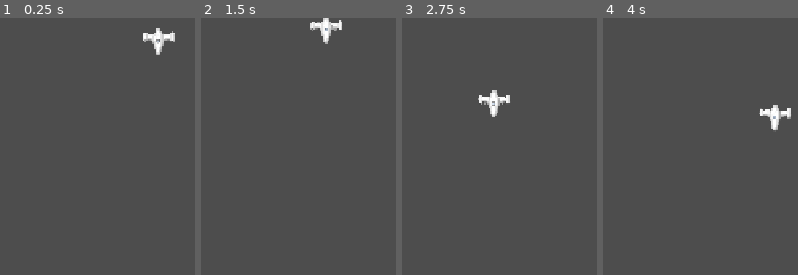
Above: before the commit, frames 1-4 (left to right).
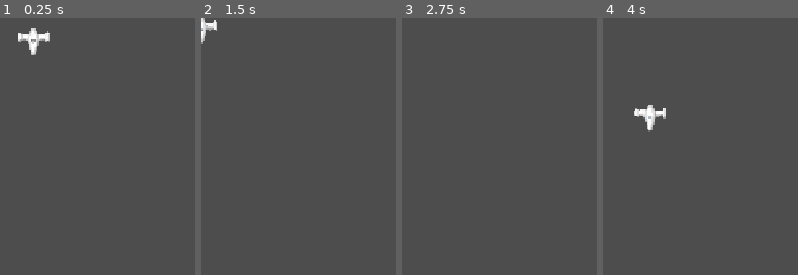
Above: after the commit, the same moments.

Repository: AverySimmons/Laika
Game: Godot game, scene res://01_Source/03_Space/02_Enemies/ranged_enemy.tscn
Same seed, same stepped clock (60 frames per second), same inputs: the game is played once before the commit and once after it. This scene is started directly instead of the project's main scene.
Inputs (mouse positions are in pixels of both pictures, inside the frame that each line leads up to):
- Up to frame 1 (0.25 s): no input
- Up to frame 2 (1.5 s): move the mouse to (outside the picture) at 0.52 s; press the mouse at (outside the picture) at 0.53 s; hold Right (arrow_right) 0.53-1.28 s; move the mouse to (outside the picture) at 1.27 s; release the mouse at (outside the picture) at 1.28 s; hold Down (arrow_down) from 1.28 s (still down); click (outside the picture) at 1.35 s
- Up to frame 3 (2.75 s): move the mouse to (outside the picture) at 2.02 s; release Down (arrow_down) at 2.03 s; press the mouse at (outside the picture) at 2.03 s; hold Right (arrow_right) from 2.03 s (still down)
- Up to frame 4 (4 s): move the mouse to (outside the picture) at 2.77 s; release Right (arrow_right) at 2.78 s; release the mouse at (outside the picture) at 2.78 s; hold Up (arrow_up) 2.78-3.53 s; click (outside the picture) at 2.85 s; move the mouse to (outside the picture) at 3.52 s; press the mouse at (outside the picture) at 3.53 s; hold Left (arrow_left) from 3.53 s (still down)

The runs differ from the first frame. In frame 1, 1.6% of the frame differs, in the area x 9-90%, y 3-15%; in frame 2, 1.1%; in frame 3, 0.7%; in frame 4, 1.5%.
Error after the commit: Cannot call method 'add_child' on a null value. (res://01_Source/03_Space/02_Enemies/gun.gd:20)

Commit message:
Lots of combat

Diff:
--- a/01_Source/03_Space/00_Level/enemy_spawner.gd
+++ b/01_Source/03_Space/00_Level/enemy_spawner.gd
@@ -1,6 +1,38 @@
 extends Node2D
 
 var enemies: Node
+var projectiles: Node
 
 # Wave Spawning ====================================================================================
 var wave_size: int = 2
+var wave_spawn_time: float = 8
+var wave_spawn_timer: float = 2
+var time_between_enemies: float = 0.5
+
+@onready var ranged_enemy: PackedScene = preload("res://01_Source/03_Space/02_Enemies/ranged_enemy.tscn")
+@onready var melee_enemy: PackedScene = preload("res://01_Source/03_Space/02_Enemies/melee_enemy.tscn")
+@onready var enemy_list: Array
+
+func _ready() -> void:
+	enemy_list.append(melee_enemy)
+	enemy_list.append(ranged_enemy)
+	pass
+
+func _physics_process(delta: float) -> void:
+	wave_spawn_timer -= delta
+	if wave_spawn_timer <= 0:
+		spawn_wave()
+	pass
+
+func spawn_wave() -> void:
+	wave_spawn_timer = wave_spawn_time + time_between_enemies*wave_size
+	for num in range(wave_size):
+		var enemy_type = randi_range(0, 1)
+		var enemy: Enemy = enemy_list[enemy_type].instantiate()
+		var location: Vector2 = Vector2(randf_range(85, 500), 0)
+		enemy.global_position = location
+		enemy.projectiles = projectiles
+		enemies.add_child(enemy)
+		await get_tree().create_timer(time_between_enemies).timeout
+
+	pass
--- a/01_Source/03_Space/00_Level/meteor_spawner.gd
+++ b/01_Source/03_Space/00_Level/meteor_spawner.gd
@@ -35,7 +35,6 @@
 	var meteor: Obstacle = small_meteor_scene.instantiate()
 	meteor.global_position = spawn_point
 	meteors.add_child(meteor)
-	await get_tree().create_timer(0.5).timeout
 	meteor.despawnable = true
 	pass
 
@@ -45,6 +44,5 @@
 	var meteor: Obstacle = large_meteor_scene.instantiate()
 	meteor.global_position = spawn_point
 	meteors.add_child(meteor)
-	await get_tree().create_timer(1.0).timeout
 	meteor.despawnable = true
 	pass
--- a/01_Source/03_Space/00_Level/space_level.tscn
+++ b/01_Source/03_Space/00_Level/space_level.tscn
@@ -87,9 +87,11 @@
 scale_amount_max = 7.5
 color_initial_ramp = SubResource("Gradient_xye4g")
 
+[node name="Meteors" type="Node" parent="."]
+
 [node name="Enemies" type="Node" parent="."]
 
-[node name="Meteors" type="Node" parent="."]
+[node name="Projectiles" type="Node" parent="."]
 
 [node name="EnemySpawner" type="Node2D" parent="."]
 script = ExtResource("3_viqam")
--- a/01_Source/03_Space/00_Level/space_level_manager.gd
+++ b/01_Source/03_Space/00_Level/space_level_manager.gd
@@ -6,13 +6,16 @@
 @onready var enemy_spawner: Node2D = $EnemySpawner
 @onready var enemies: Node = $Enemies
 @onready var meteors: Node = $Meteors
+@onready var projectiles: Node = $Projectiles
 @onready var player_scene = preload("res://01_Source/03_Space/01_Player/player_space.tscn")
 var player: SpacePlayer
 
 func _ready() -> void:
 	meteor_spawner.meteors = meteors
 	enemy_spawner.enemies = enemies
+	enemy_spawner.projectiles = projectiles
 	player = player_scene.instantiate()
 	add_child(player)
 	player.global_position = Vector2(292.5, 500)
+	player.projectiles = projectiles
 	pass
--- a/01_Source/03_Space/01_Player/00_Guns/bullet.gd
+++ b/01_Source/03_Space/01_Player/00_Guns/bullet.gd
@@ -1,27 +1,37 @@
 extends Area2D
 
-var speed: float = 1250
+var speed: float = 1750
 var velocity: Vector2
 
 @onready var bounds: Rect2 = Rect2(Vector2.ZERO-sprite_offset/2., Data.SPACE_SIZE+sprite_offset/2.)
 var sprite_offset: Vector2 = Vector2(10, 20)
+@onready var ap: AnimationPlayer = $AnimationPlayer
+
+func _ready() -> void:
+	connect("area_entered", Callable(self, "_on_area_entered"))
+	pass
 
 func _physics_process(delta: float) -> void:
-	print(bounds)
 	global_position +=  velocity * delta
 
 	if !bounds.has_point(global_position):
 		despawn()
+
+	if !ap.is_playing():
+		ap.play("move")
+
 	pass
 
 func shoot(position: Vector2) -> void:
-	velocity = speed * position.normalized()
-	# Set rotation
+	velocity = speed * global_position.direction_to(position).normalized()
+	rotation = velocity.angle() + TAU/4.
 	pass
 
 func _on_area_entered(area) -> void:
 	var obstacle = area.owner
+	print(obstacle)
 	if obstacle is Obstacle or obstacle is Enemy:
+		print("yes")
 		obstacle.take_damage(1)
 		despawn()
 	pass
--- a/01_Source/03_Space/01_Player/00_Guns/bullet.tscn
+++ b/01_Source/03_Space/01_Player/00_Guns/bullet.tscn
@@ -1,20 +1,64 @@
-[gd_scene load_steps=4 format=3 uid="uid://dhf4jk4u8ek0h"]
+[gd_scene load_steps=7 format=3 uid="uid://dhf4jk4u8ek0h"]
 
 [ext_resource type="Script" uid="uid://b652ct4ep1wfm" path="res://01_Source/03_Space/01_Player/00_Guns/bullet.gd" id="1_pxro5"]
-[ext_resource type="Texture2D" uid="uid://b4fj1v5evlcah" path="res://00_Assets/00_Sprites/space sprites/smallrock.png" id="2_3pfcu"]
+[ext_resource type="Texture2D" uid="uid://bov0nfif33ata" path="res://00_Assets/00_Sprites/space sprites/player_laser_spritesheet.png" id="2_3pfcu"]
 
 [sub_resource type="RectangleShape2D" id="RectangleShape2D_3pfcu"]
-size = Vector2(4, 8)
+size = Vector2(6, 17)
+
+[sub_resource type="Animation" id="Animation_umvec"]
+length = 0.001
+tracks/0/type = "value"
+tracks/0/imported = false
+tracks/0/enabled = true
+tracks/0/path = NodePath("Sprite2D:frame")
+tracks/0/interp = 1
+tracks/0/loop_wrap = true
+tracks/0/keys = {
+"times": PackedFloat32Array(0),
+"transitions": PackedFloat32Array(1),
+"update": 1,
+"values": [0]
+}
+
+[sub_resource type="Animation" id="Animation_1g6jc"]
+resource_name = "move"
+length = 0.4
+step = 0.2
+tracks/0/type = "value"
+tracks/0/imported = false
+tracks/0/enabled = true
+tracks/0/path = NodePath("Sprite2D:frame")
+tracks/0/interp = 1
+tracks/0/loop_wrap = true
+tracks/0/keys = {
+"times": PackedFloat32Array(0, 0.2),
+"transitions": PackedFloat32Array(1, 1),
+"update": 1,
+"values": [0, 1]
+}
+
+[sub_resource type="AnimationLibrary" id="AnimationLibrary_ja6nk"]
+_data = {
+&"RESET": SubResource("Animation_umvec"),
+&"move": SubResource("Animation_1g6jc")
+}
 
 [node name="Bullet" type="Area2D"]
-collision_layer = 4
-collision_mask = 2
+collision_layer = 0
+collision_mask = 4
 script = ExtResource("1_pxro5")
 
 [node name="CollisionShape2D" type="CollisionShape2D" parent="."]
 shape = SubResource("RectangleShape2D_3pfcu")
 
 [node name="Sprite2D" type="Sprite2D" parent="."]
-position = Vector2(2, -6)
+position = Vector2(1, 1)
 scale = Vector2(0.301667, 0.315)
 texture = ExtResource("2_3pfcu")
+hframes = 2
+
+[node name="AnimationPlayer" type="AnimationPlayer" parent="."]
+libraries = {
+&"": SubResource("AnimationLibrary_ja6nk")
+}
--- a/01_Source/03_Space/01_Player/00_Guns/enemy_bullet.gd
+++ b/01_Source/03_Space/01_Player/00_Guns/enemy_bullet.gd
@@ -7,12 +7,20 @@
 var sprite_offset: Vector2
 
 @onready var player: SpacePlayer = Data.space_player
+@onready var animation_player: AnimationPlayer = $AnimationPlayer
+
+func _ready() -> void:
+	connect("area_entered", Callable(self, "_on_area_entered"))
+	pass
 
 func _physics_process(delta: float) -> void:
 	global_position +=  velocity * delta
 
 	if !bounds.has_point(global_position):
 		despawn()
+
+	if !animation_player.is_playing():
+		animation_player.play("move")
 	pass
 
 func shoot(direction: Vector2) -> void:
--- a/01_Source/03_Space/01_Player/00_Guns/enemy_bullet.tscn
+++ b/01_Source/03_Space/01_Player/00_Guns/enemy_bullet.tscn
@@ -1,8 +1,48 @@
-[gd_scene load_steps=3 format=3 uid="uid://djtx42gjnsh6"]
+[gd_scene load_steps=7 format=3 uid="uid://djtx42gjnsh6"]
 
 [ext_resource type="Script" uid="uid://dpcfunj7ed6et" path="res://01_Source/03_Space/01_Player/00_Guns/enemy_bullet.gd" id="1_kktpg"]
+[ext_resource type="Texture2D" uid="uid://dafjr8bobpqv7" path="res://00_Assets/00_Sprites/space sprites/enemy_projectile_spritesheet.png" id="2_v773x"]
 
-[sub_resource type="RectangleShape2D" id="RectangleShape2D_v773x"]
+[sub_resource type="CircleShape2D" id="CircleShape2D_v773x"]
+radius = 7.0
+
+[sub_resource type="Animation" id="Animation_204uj"]
+length = 0.001
+tracks/0/type = "value"
+tracks/0/imported = false
+tracks/0/enabled = true
+tracks/0/path = NodePath("Sprite2D:frame")
+tracks/0/interp = 1
+tracks/0/loop_wrap = true
+tracks/0/keys = {
+"times": PackedFloat32Array(0),
+"transitions": PackedFloat32Array(1),
+"update": 1,
+"values": [0]
+}
+
+[sub_resource type="Animation" id="Animation_gqwa5"]
+resource_name = "move"
+length = 0.4
+step = 0.2
+tracks/0/type = "value"
+tracks/0/imported = false
+tracks/0/enabled = true
+tracks/0/path = NodePath("Sprite2D:frame")
+tracks/0/interp = 1
+tracks/0/loop_wrap = true
+tracks/0/keys = {
+"times": PackedFloat32Array(0, 0.2),
+"transitions": PackedFloat32Array(1, 1),
+"update": 1,
+"values": [0, 1]
+}
+
+[sub_resource type="AnimationLibrary" id="AnimationLibrary_tse2b"]
+_data = {
+&"RESET": SubResource("Animation_204uj"),
+&"move": SubResource("Animation_gqwa5")
+}
 
 [node name="EnemyBullet" type="Area2D"]
 collision_layer = 0
@@ -10,4 +50,14 @@
 script = ExtResource("1_kktpg")
 
 [node name="Hitbox" type="CollisionShape2D" parent="."]
-shape = SubResource("RectangleShape2D_v773x")
+shape = SubResource("CircleShape2D_v773x")
+
+[node name="Sprite2D" type="Sprite2D" parent="."]
+scale = Vector2(0.3, 0.3)
+texture = ExtResource("2_v773x")
+hframes = 2
+
+[node name="AnimationPlayer" type="AnimationPlayer" parent="."]
+libraries = {
+&"": SubResource("AnimationLibrary_tse2b")
+}
--- a/01_Source/03_Space/01_Player/00_Guns/gun.gd
+++ b/01_Source/03_Space/01_Player/00_Guns/gun.gd
@@ -1,6 +1,6 @@
 extends Node2D
 
-var cooldown: float = 0.5
+var cooldown: float = 0.2
 var cooldown_timer: float = 0
 
 @onready var bullet_scene = preload("res://01_Source/03_Space/01_Player/00_Guns/bullet.tscn")
@@ -9,12 +9,12 @@
 	cooldown_timer = move_toward(cooldown_timer, 0, delta)
 	pass
 
-func handle_click(position: Vector2) -> void:
+func handle_click(position: Vector2, projectiles: Node) -> void:
 	if cooldown_timer != 0:
 		return
-	cooldown_timer = 0.5
+	cooldown_timer = cooldown
 	var bullet = bullet_scene.instantiate()
 	bullet.global_position = global_position
 	bullet.shoot(position)
-	get_tree().current_scene.add_child(bullet)
+	projectiles.add_child(bullet)
 	pass
--- a/01_Source/03_Space/01_Player/player_space.gd
+++ b/01_Source/03_Space/01_Player/player_space.gd
@@ -19,6 +19,7 @@
 @onready var left_gun: Node2D = $LeftGun
 @onready var right_gun: Node2D = $RightGun
 var guns: Array
+var projectiles: Node
 
 @onready var bounds: Vector2 = Data.SPACE_SIZE
 
@@ -61,13 +62,13 @@
 	if is_moving == true && !animation_player.is_playing():
 		animation_player.play("trail")
 
-	#if Input.is_action_pressed("click"):
-		#handle_click(get_global_mouse_position())
+	if Input.is_action_pressed("click"):
+		handle_click(get_global_mouse_position())
 	pass
 
 func handle_click(position: Vector2) -> void:
 	for gun in guns:
-		gun.handle_click(position)
+		gun.handle_click(position, projectiles)
 	pass
 
 func take_damage() -> void:
--- a/01_Source/03_Space/02_Enemies/big_meteor.gd
+++ b/01_Source/03_Space/02_Enemies/big_meteor.gd
@@ -4,7 +4,7 @@
 	super._ready()
 	hp = 10
 	velocity = Vector2(0, randf_range(75, 110))
-	radius = randf_range(80, 130)
+	radius = randf_range(60, 90)
 	hitbox.shape.radius = radius
 	hurtbox.shape.radius = radius
 	sprite.scale = Vector2(radius/100., radius/100.)
--- a/01_Source/03_Space/02_Enemies/big_meteor.tscn
+++ b/01_Source/03_Space/02_Enemies/big_meteor.tscn
@@ -8,6 +8,7 @@
 radius = 100.0
 
 [sub_resource type="CircleShape2D" id="CircleShape2D_1p6kw"]
+resource_local_to_scene = true
 
 [node name="BigMeteor" type="Area2D"]
 collision_layer = 0
--- a/01_Source/03_Space/02_Enemies/enemy.gd
+++ b/01_Source/03_Space/02_Enemies/enemy.gd
@@ -3,6 +3,11 @@
 
 var hp: int
 var type: int
+var projectiles: Node
+
+func _ready() -> void:
+	connect("area_entered", Callable(self, "_on_area_entered"))
+	pass
 
 func _on_area_entered(area) -> void:
 	var player = area.owner
--- a/01_Source/03_Space/02_Enemies/gun.gd
+++ b/01_Source/03_Space/02_Enemies/gun.gd
@@ -5,7 +5,7 @@
 @onready var player: SpacePlayer = Data.space_player
 @onready var enemy_bullet = preload("res://01_Source/03_Space/01_Player/00_Guns/enemy_bullet.tscn")
 
-func shoot() -> void:
+func shoot(projectiles: Node) -> void:
 	var dir_to_player: Vector2
 	if player == null:
 		dir_to_player = Vector2(0, 1)
@@ -15,7 +15,8 @@
 	angle_to_player -= TAU/16.
 	for bullet in range(num_bullets):
 		var new_bullet = enemy_bullet.instantiate()
+		new_bullet.global_position = global_position
 		new_bullet.shoot(Vector2.from_angle(angle_to_player))
-		get_tree().current_scene.add_child(new_bullet)
+		projectiles.add_child(new_bullet)
 		angle_to_player += TAU/16.
 	return
--- a/01_Source/03_Space/02_Enemies/melee_enemy.gd
+++ b/01_Source/03_Space/02_Enemies/melee_enemy.gd
@@ -1,13 +1,14 @@
 extends Enemy
 
-var top_speed: Vector2 = Vector2(300, 450)
-var acceleration: Vector2 = Vector2(150, 225)
+var top_speed: Vector2 = Vector2(200, 300)
+var acceleration: Vector2 = Vector2(600, 900)
 var cur_velocity: Vector2
 
 @onready var player: SpacePlayer = Data.space_player
 
 
 func _ready() -> void:
+	super._ready()
 	hp = 6
 	type = 0
 	pass
@@ -15,7 +16,7 @@
 func _physics_process(delta: float) -> void:
 	if player == null:
 		return
-	var dir_to_player = player.global_position - global_position
+	var dir_to_player = (player.global_position - global_position).normalized()
 	cur_velocity += dir_to_player*acceleration*delta
 	cur_velocity.clamp(-top_speed, top_speed)
 	rotation = 3*TAU/4. + cur_velocity.angle()
--- a/01_Source/03_Space/02_Enemies/movement_point.gd
+++ b/01_Source/03_Space/02_Enemies/movement_point.gd
@@ -1,7 +1,7 @@
 extends Node2D
 
 var speed: float = 40
-var halfway: float = 360
+var halfway: float = 220
 var reached: bool = false
 @onready var parent = get_parent()
 
--- a/01_Source/03_Space/02_Enemies/obstacle.gd
+++ b/01_Source/03_Space/02_Enemies/obstacle.gd
@@ -15,6 +15,7 @@
 @onready var sprite: Sprite2D = $Sprite2D
 
 func _ready() -> void:
+	connect("area_entered", Callable(self, "_on_area_entered"))
 	pass
 
 func _physics_process(delta: float) -> void:
--- a/01_Source/03_Space/02_Enemies/ranged_enemy.gd
+++ b/01_Source/03_Space/02_Enemies/ranged_enemy.gd
@@ -3,7 +3,6 @@
 # Movement =========================================================================================
 var oval_radius: Vector2 = Vector2(75, 0) # 75, 40
 var current_angle: float = 0
-var fully_spawned: bool = true
 
 # Weapon stuff =====================================================================================
 var shooting_time: float = 3
@@ -16,21 +15,19 @@
 @onready var gun: Node2D = $Gun
 
 func _ready() -> void:
+	super._ready()
 	type = 1
 	hp = 4
-	global_position.x += 200
 	pass
 
 func _physics_process(delta: float) -> void:
-	if !fully_spawned:
-		return
 	current_angle += TAU/2. * delta
 	current_angle = fmod(current_angle, TAU)
 	update_position()
 
 	shooting_timer -= delta
 	if shooting_timer <= 0:
-		gun.shoot()
+		gun.shoot(projectiles)
 		shooting_timer = shooting_time
 	pass
 
Not shown: 1 places in 01_Source/03_Space/00_Level/space_level.tscn that only renumber resources
